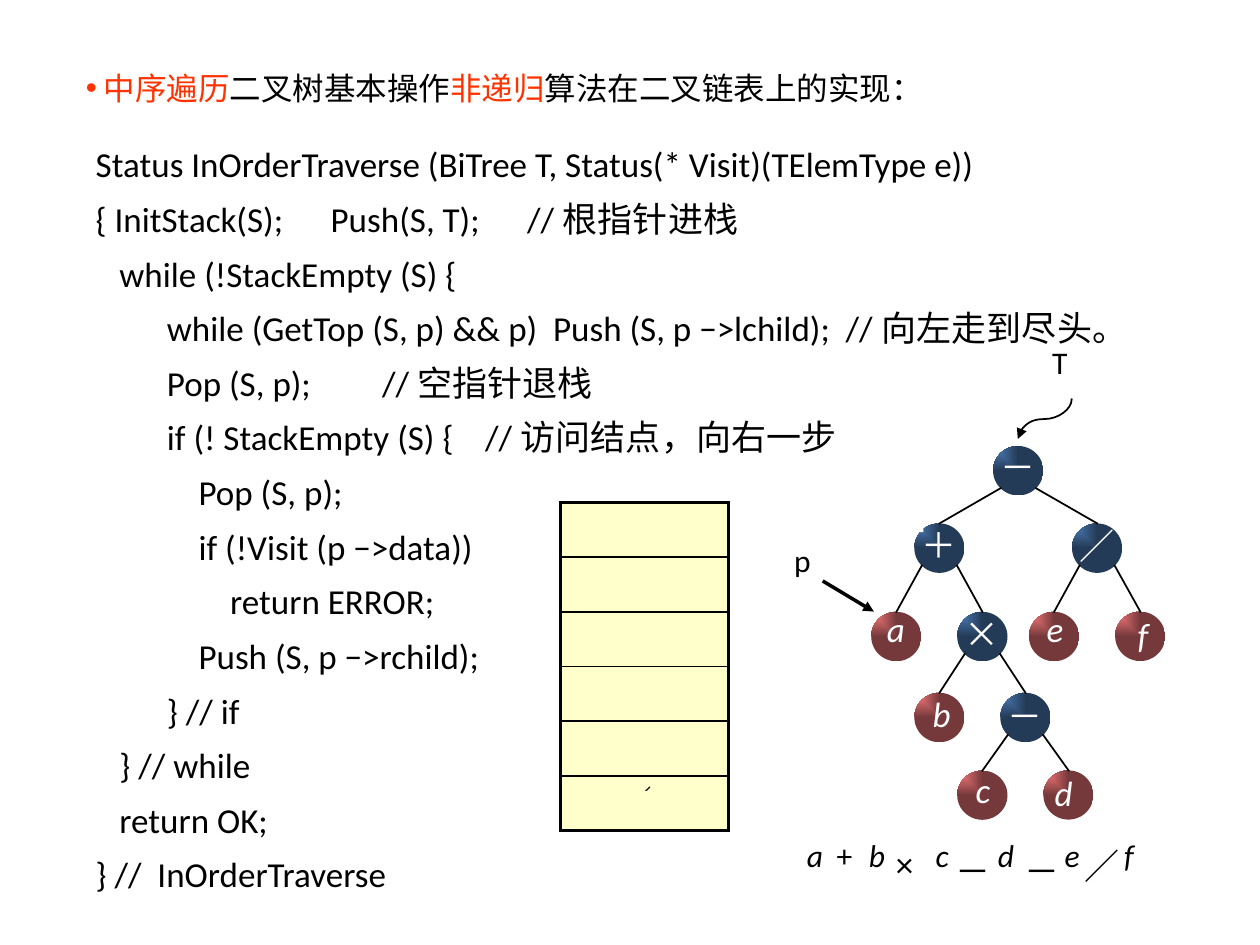
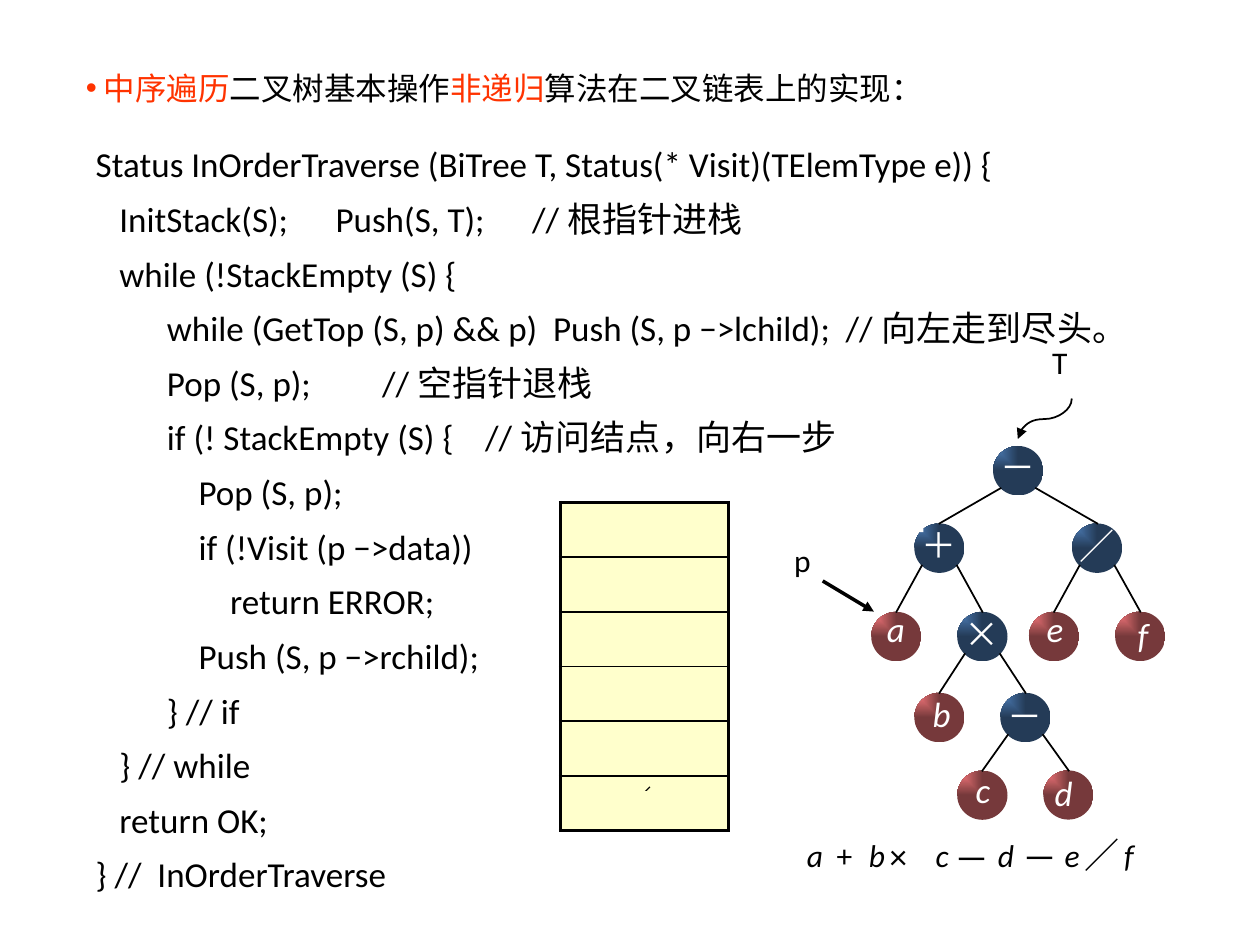
Before and after one commit to Gempittance/Data_Structur_Build, a slide deck: slide 95 of 数据结构PPT/ds6.pptx. Drawn at 1260x945 pixels with LibreOffice and Linux fonts; fonts in the diff are those of the drawing. Boxes give left, top, right and bottom in pixels: in the first picture for what was removed or moved away, otherwise in the second. Text is boxed around its words. In the diff, an @@ line names an element or a change of style, - is before the commit and + after.

```diff
--- a/数据结构PPT/ds6.pptx
+++ b/数据结构PPT/ds6.pptx
@@ text at [96,151,973,237]: spaces changed @@
-Status InOrderTraverse (BiTree T, Status(* Visit)(TElemType e))
-{ InitStack(S); Push(S, T); // 根指针进栈
+Status InOrderTraverse (BiTree T, Status(* Visit)(TElemType e)) {
+InitStack(S); Push(S, T); // 根指针进栈
@@ text "×": place and size @@
-text "×" at [883,837,953,891]
+text "×" at [877,829,946,883]
@@ text "－": place and size @@
-text "－" at [944,843,1013,897]
+text "－" at [941,832,1011,886]
@@ text "－": place and size @@
-text "－" at [1013,843,1082,897]
+text "－" at [1011,830,1080,885]
@@ text "／": place and size @@
-text "／" at [1072,838,1142,892]
+text "／" at [1072,828,1142,882]
```
Also in this commit, not shown: 55 other slides changed.
